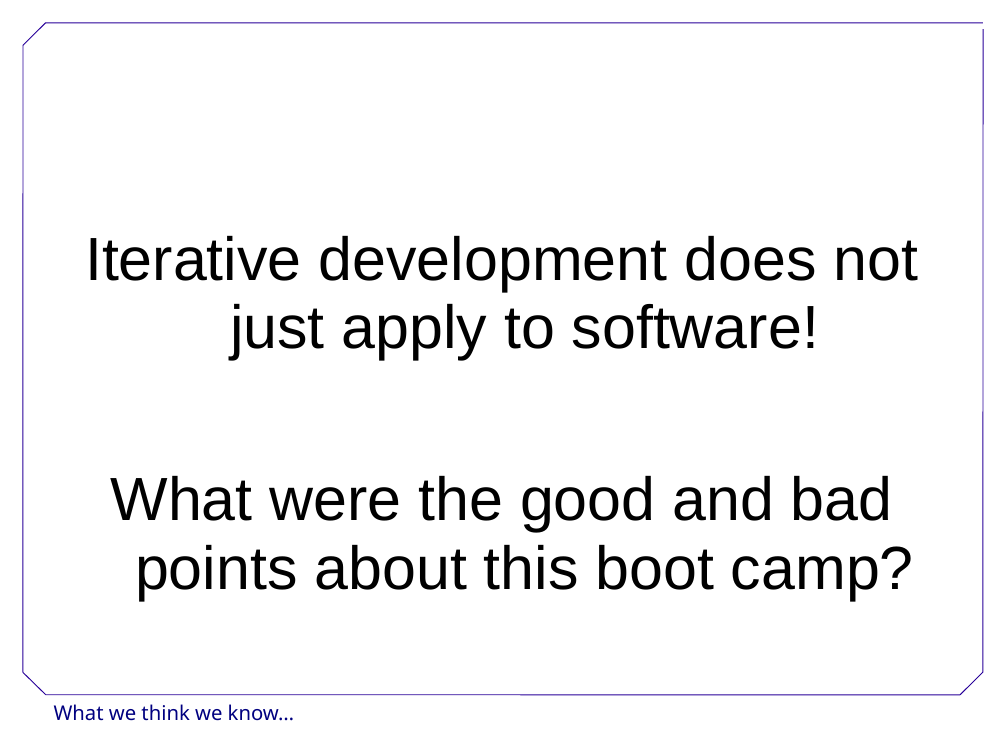
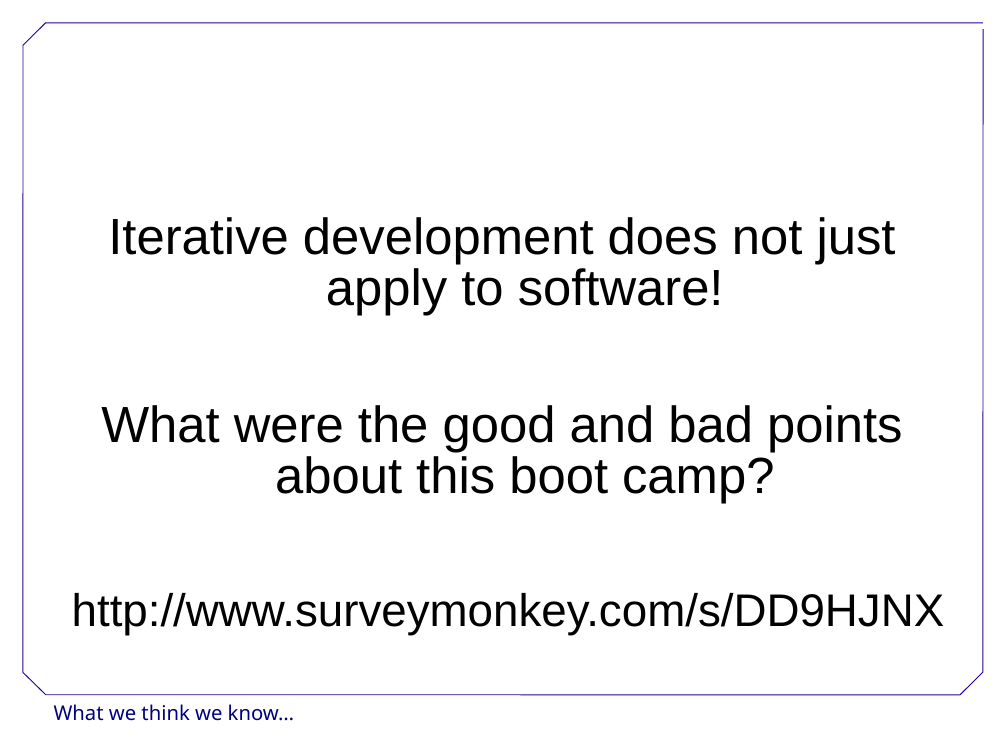
Before and after one commit to swcarpentry/DEPRECATED-boot-camps, a slide deck: slide 27 of WhatWeKnow.ppt. Drawn at 1008x756 pixels with LibreOffice and Linux fonts; fonts in the diff are those of the drawing; background and template pictures are left out. Boxes give left, top, right and bottom in pixels: in the first picture for what was removed or moved away, otherwise in the second. Text is boxed around its words. In the diff, an @@ line names an element or a change of style, - is before the commit and + after.

```diff
--- a/WhatWeKnow.ppt
+++ b/WhatWeKnow.ppt
@@ text at [101,217,902,503]: size 48 to 40 pt in "Iterative development does not just apply to ...", "What were the good and bad points ..."; line spacing 0.93 to 0.83 @@
@@ text at [72,593,945,635]: paragraph added @@
+http://www.surveymonkey.com/s/DD9HJNX
```
Also in this commit, not shown: 2 other slides changed.
